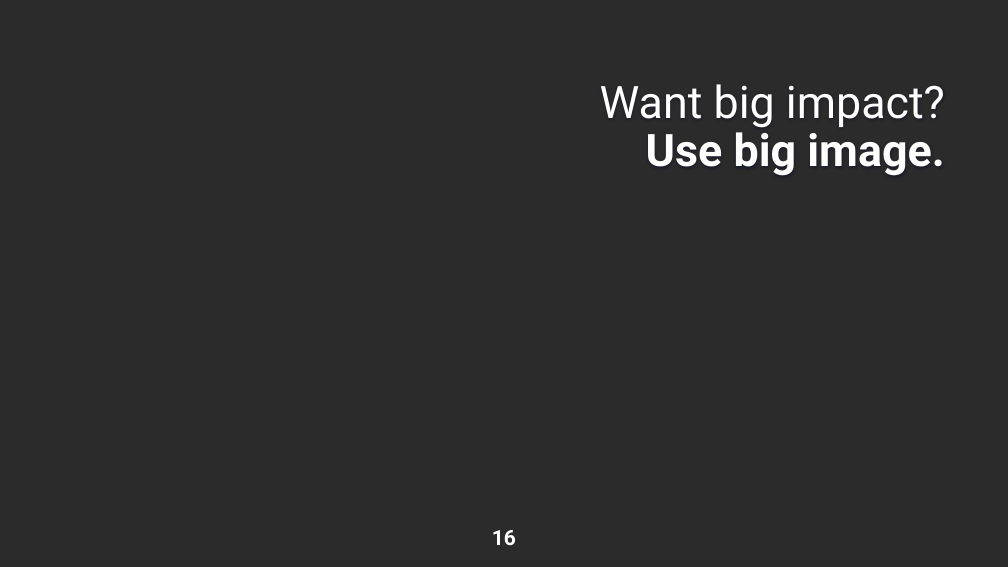
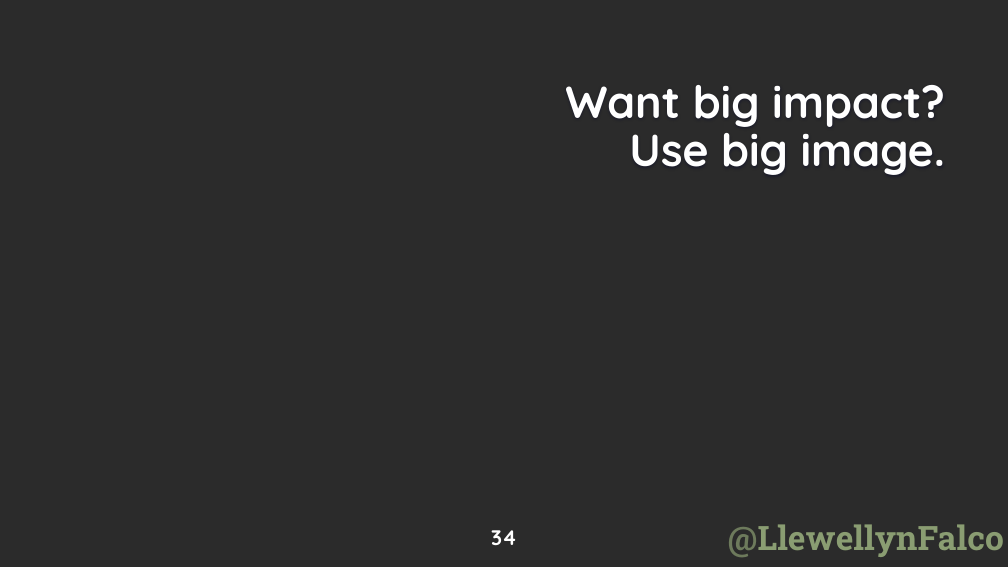
Before and after one commit to LearnWithLlew/ManyOfOne.slides, a slide deck: slide 34 of Patterns-ManyOfOne.pptx (slide 16 before the commit). Drawn at 1008x567 pixels with LibreOffice and Linux fonts; fonts in the diff are those of the drawing; background and template pictures are left out; a plain dark background stands for a picture behind light text. Boxes give left, top, right and bottom in pixels: in the first picture for what was removed or moved away, otherwise in the second. Text is boxed around its words. In the diff, an @@ line names an element or a change of style, - is before the commit and + after.

```diff
--- a/Patterns-ManyOfOne.pptx
+++ b/Patterns-ManyOfOne.pptx
@@ title "Want big impact?" at box(565, 85, 945, 175): font Roboto to Quicksand; bold on in "Want big impact?" @@
@@ page number at box(491, 530, 517, 545): text changed; font Roboto to Quicksand @@
-16
+34
@@ text added at box(728, 524, 1004, 557), 24 pt, text #A0B782 at 81% opacity, bold @@
+@LlewellynFalco
```
Also in this commit, not shown: 30 other slides changed, 22 slides added, 4 slides removed, 1 other file.
